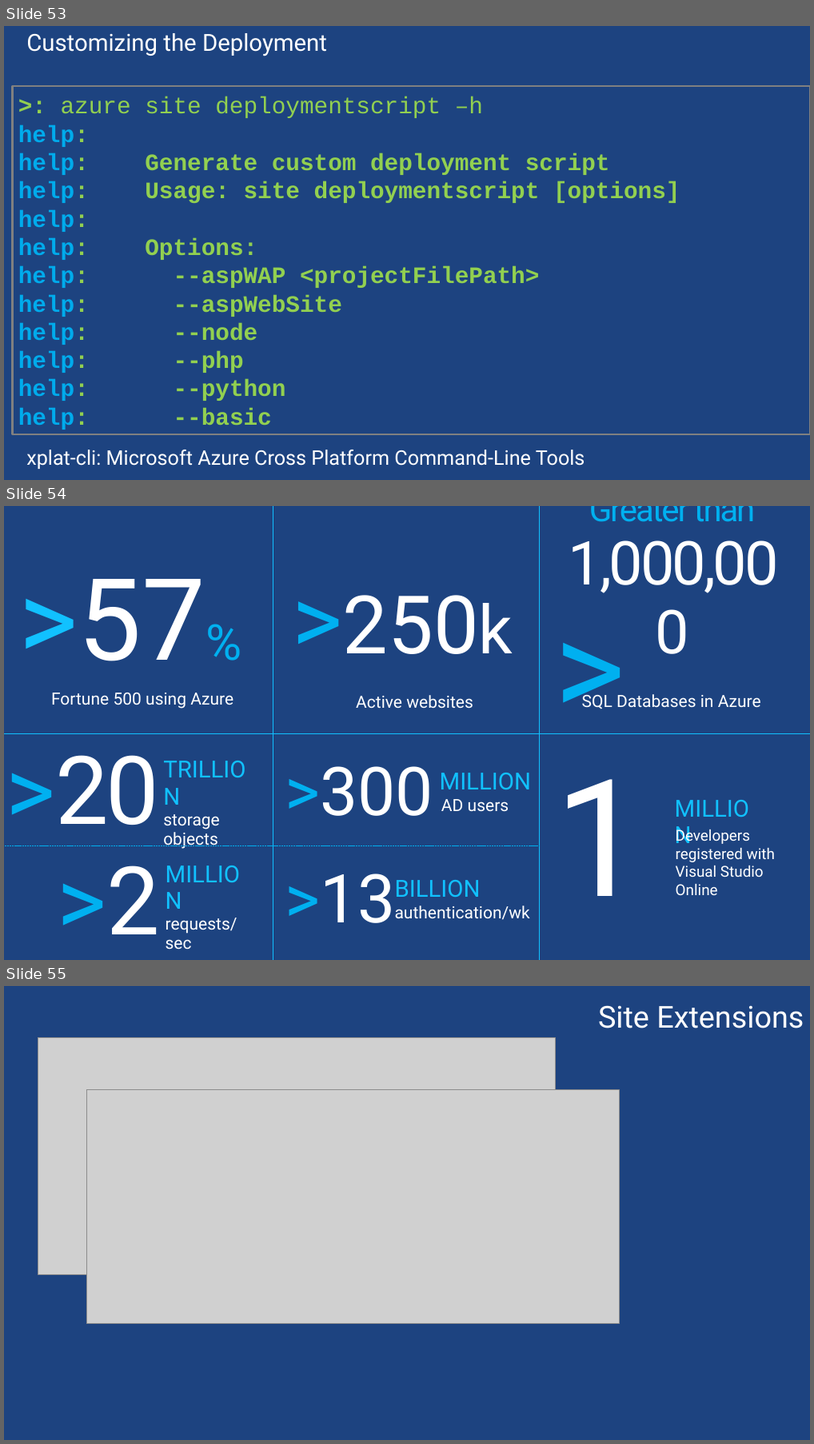
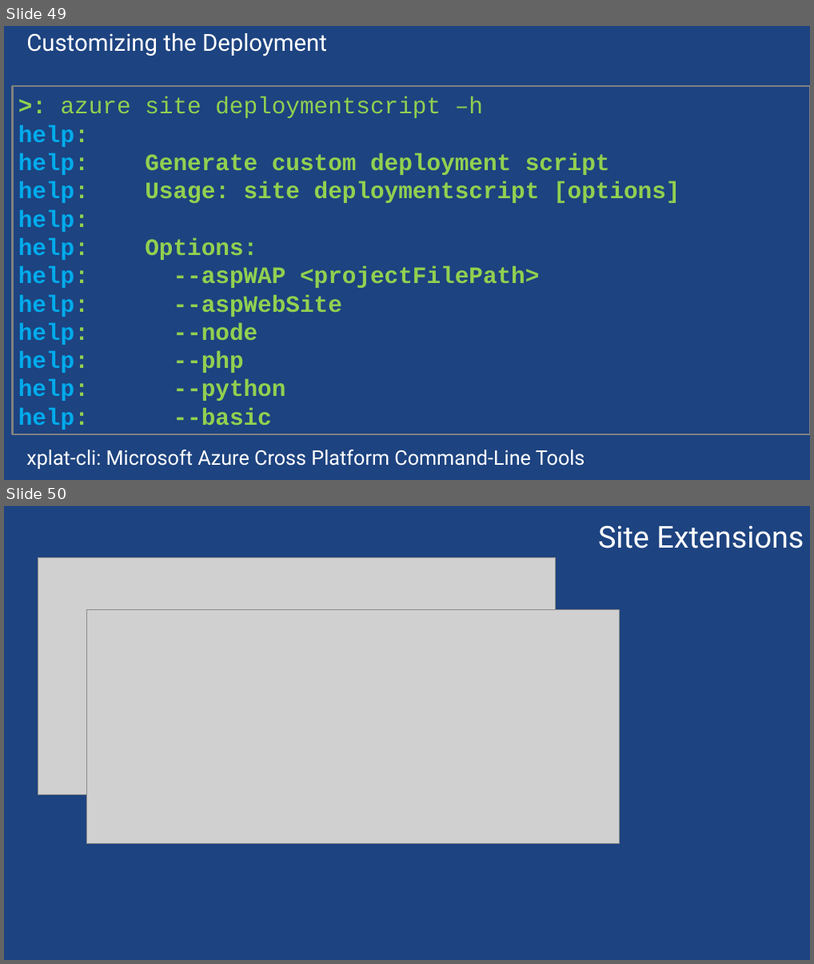
Before and after one commit to sack212/BasicAzureCamp, a slide deck: Presentation/Web/Web.pptx. Shown one above the other, each under a label of ours: slides 53, 54 and 55 before the commit, slides 49 and 50 after it. The pictures are 814x1444 and 814x964 pixels, drawn with LibreOffice and Linux fonts; fonts in the diff are those of the drawing; grey boxes stand for pictures; background and template pictures are left out. Boxes give left, top, right and bottom in pixels: in the first picture for what was removed or moved away, otherwise in the second. Text is boxed around its words. In the diff, an @@ line names an element or a change of style, - is before the commit and + after.

```diff
--- a/Presentation/Web/Web.pptx
+++ b/Presentation/Web/Web.pptx
@@ slide 54 removed at box(4, 506, 810, 960), background picture (left out) @@
@@ line removed from (273, 506) to (273, 960) @@
@@ line removed from (540, 506) to (540, 960) @@
@@ text removed at box(569, 506, 779, 593) @@
-Greater than
-1,000,000
@@ text removed at box(287, 562, 586, 679) @@
->250k
@@ text removed at box(18, 579, 206, 661) @@
->57%
@@ text removed at box(51, 692, 234, 708) @@
-Fortune 500 using Azure
@@ text removed at box(356, 695, 474, 708) @@
-Active websites
@@ text removed at box(582, 692, 762, 709) @@
-SQL Databases in Azure
@@ line removed from (4, 734) to (810, 734) @@
@@ text removed at box(6, 755, 159, 846) @@
->20
@@ text removed at box(554, 779, 646, 896) @@
->1
@@ text removed at box(670, 792, 770, 895) @@
-MILLION
@@ text removed at box(163, 814, 220, 848) @@
-TRILLION
-storage
-objects
@@ group removed at box(269, 766, 540, 846): 3 texts, 1 line @@
->300
-MILLION
-AD users
@@ text removed at box(676, 827, 775, 895) @@
-Developers registered with Visual Studio Online
@@ line removed from (4, 846) to (271, 846) @@
@@ text removed at box(57, 865, 159, 934) @@
->2
@@ text removed at box(285, 873, 395, 923) @@
->13
@@ text removed at box(395, 880, 481, 896) @@
-BILLION
@@ text removed at box(395, 905, 530, 920) @@
-authentication/wk
@@ text removed at box(166, 917, 238, 948) @@
-MILLION
-requests/sec
@@ what was slide 53 is now slide 49 @@
@@ what was slide 55 is now slide 50 @@
```
Also in this commit, not shown: 3 slides changed, 4 other slides removed, 1 other file.
